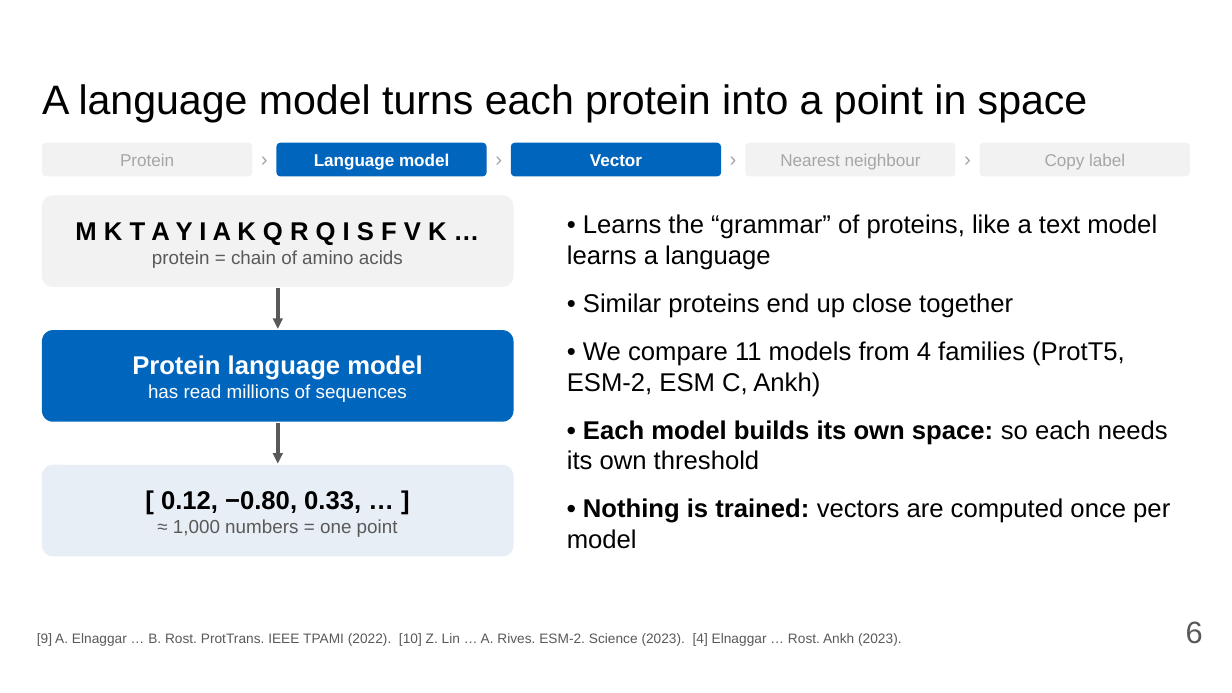
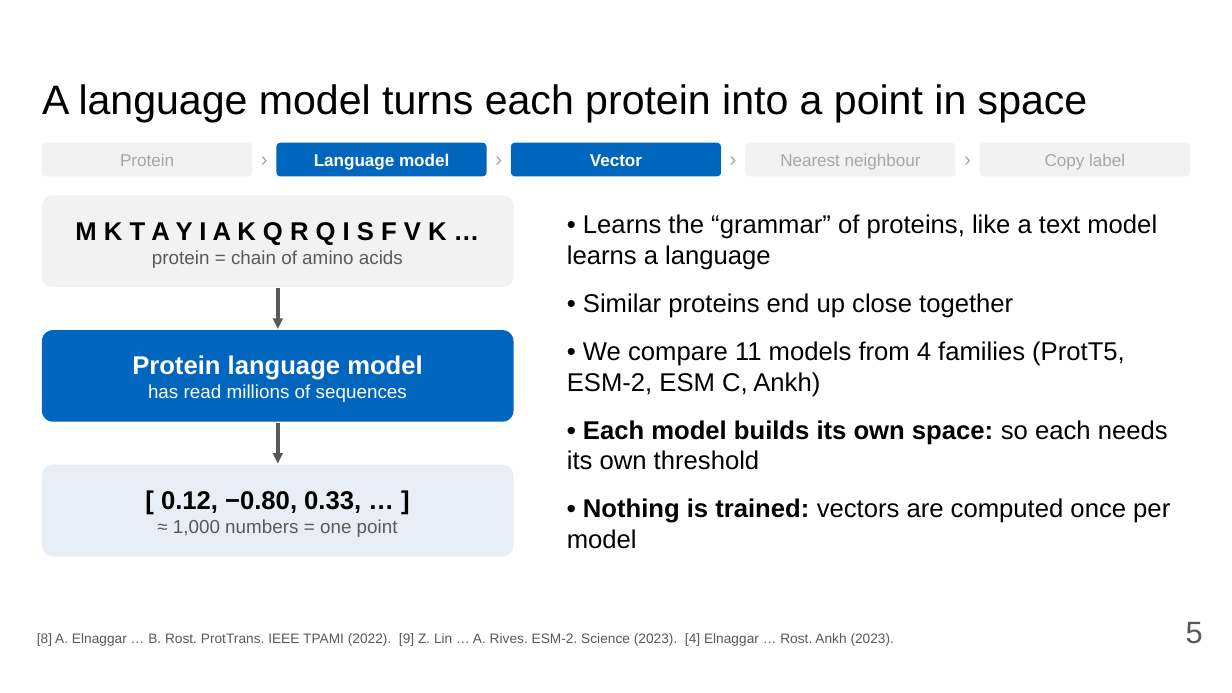
Before and after one commit to Pollysoma/protein-prediction-project-2, a slide deck: slide 5 of presentation/2026-11-02_pitch.pptx (slide 6 before the commit). Drawn at 1232x693 pixels with LibreOffice and Linux fonts; fonts in the diff are those of the drawing. Boxes give left, top, right and bottom in pixels: in the first picture for what was removed or moved away, otherwise in the second. Text is boxed around its words. In the diff, an @@ line names an element or a change of style, - is before the commit and + after.

```diff
--- a/presentation/2026-11-02_pitch.pptx
+++ b/presentation/2026-11-02_pitch.pptx
@@ page number at [1186,622,1203,644]: text changed @@
-6
+5
@@ text at [37,633,894,646]: text changed @@
-[9] A. Elnaggar … B. Rost. ProtTrans. IEEE TPAMI (2022). [10] Z. Lin … A. Rives. ESM-2. Science (2023). [4] Elnaggar … Rost. Ankh (2023).
+[8] A. Elnaggar … B. Rost. ProtTrans. IEEE TPAMI (2022). [9] Z. Lin … A. Rives. ESM-2. Science (2023). [4] Elnaggar … Rost. Ankh (2023).
```
Also in this commit, not shown: 7 other slides changed, 1 slide added, 1 slide removed, 2 other files.
